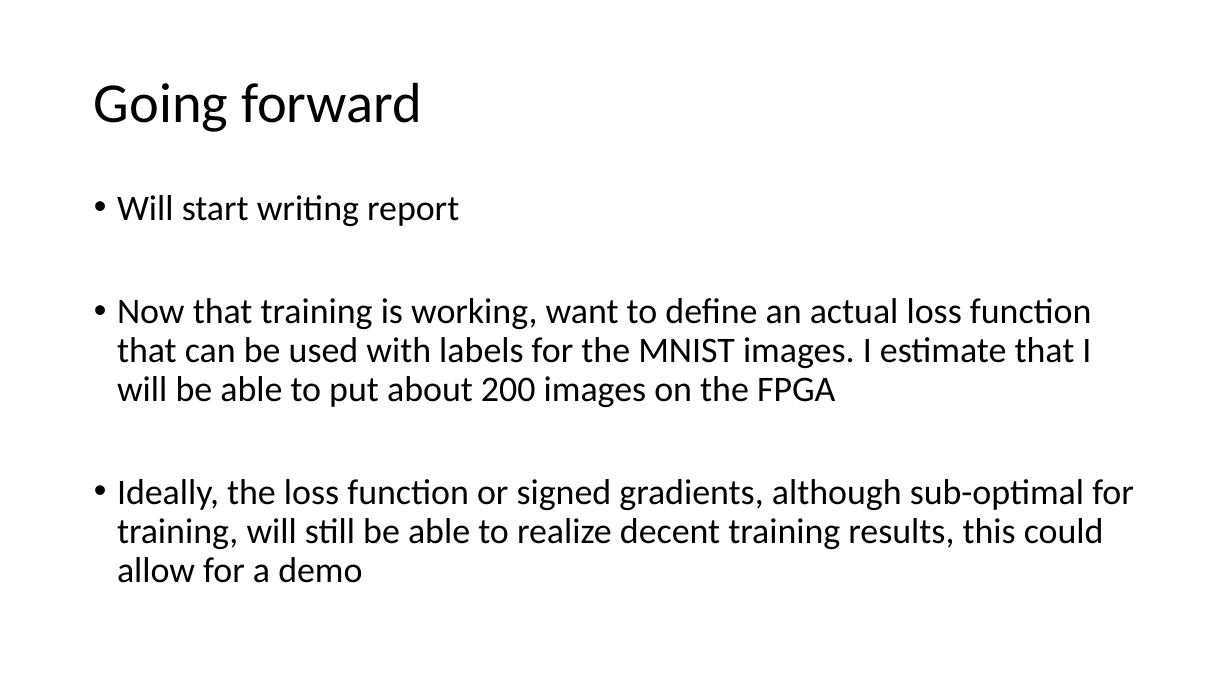
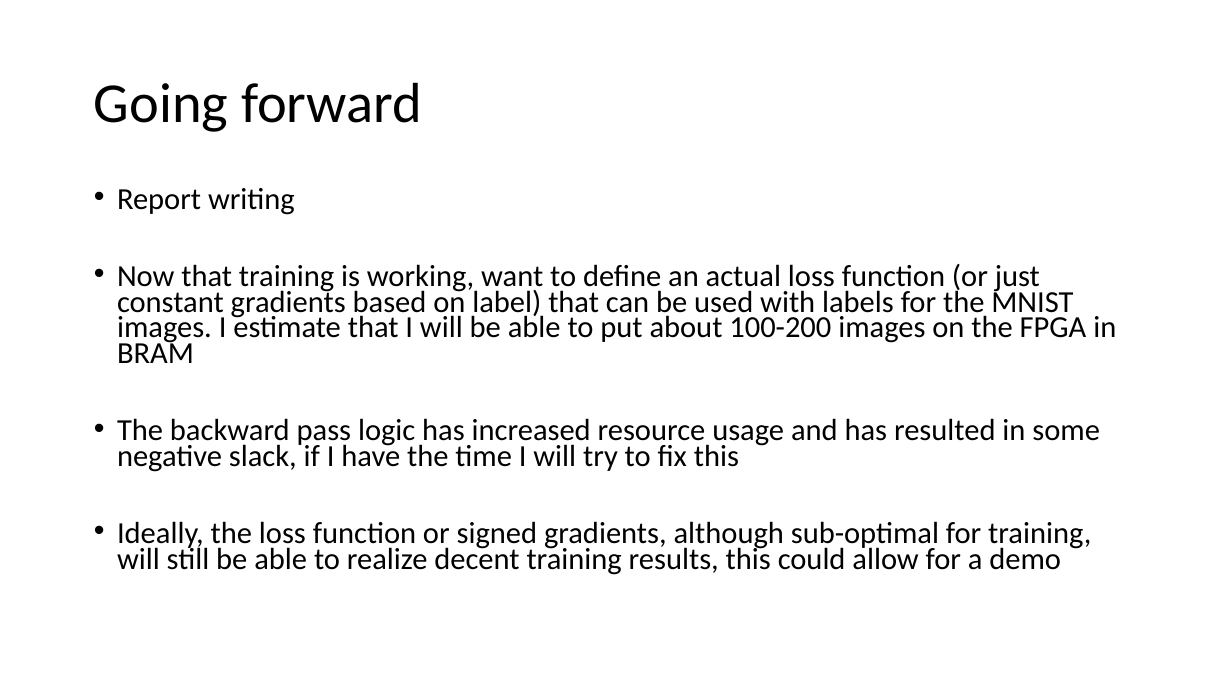
Before and after one commit to erikgroving/NeuralNetworkHardwareAccelerator, a slide deck: slide 16 of WeeklyPresentations/update11_06_03.pptx (slide 15 before the commit). Drawn at 1232x693 pixels with LibreOffice and Linux fonts; fonts in the diff are those of the drawing. Boxes give left, top, right and bottom in pixels: in the first picture for what was removed or moved away, otherwise in the second. Text is boxed around its words. In the diff, an @@ line names an element or a change of style, - is before the commit and + after.

Commit message:
Updates throughout whole fpga are good to go

```diff
--- a/WeeklyPresentations/update11_06_03.pptx
+++ b/WeeklyPresentations/update11_06_03.pptx
@@ text at (x1=117, y1=188, x2=1116, y2=472): text changed; size 28 to 23.8 pt @@
-• Will start writing report
-• Now that training is working, want to define an actual loss function that can be used with labels for the MNIST images. I estimate that I will be able to put about 200 images on the FPGA
+• Report writing
+• Now that training is working, want to define an actual loss function (or just constant gradients based on label) that can be used with labels for the MNIST images. I estimate that I will be able to put about 100-200 images on the FPGA in BRAM
+• The backward pass logic has increased resource usage and has resulted in some negative slack, if I have the time I will try to fix this
@@ text at (x1=117, y1=521, x2=1091, y2=575): size 28 to 23.8 pt in "Ideally, the loss function or signed gradients, ..."; line spacing 0.9 to 0.7 @@
```
Also in this commit, not shown: 2 other slides changed, 1 slide added, 8 other files.
